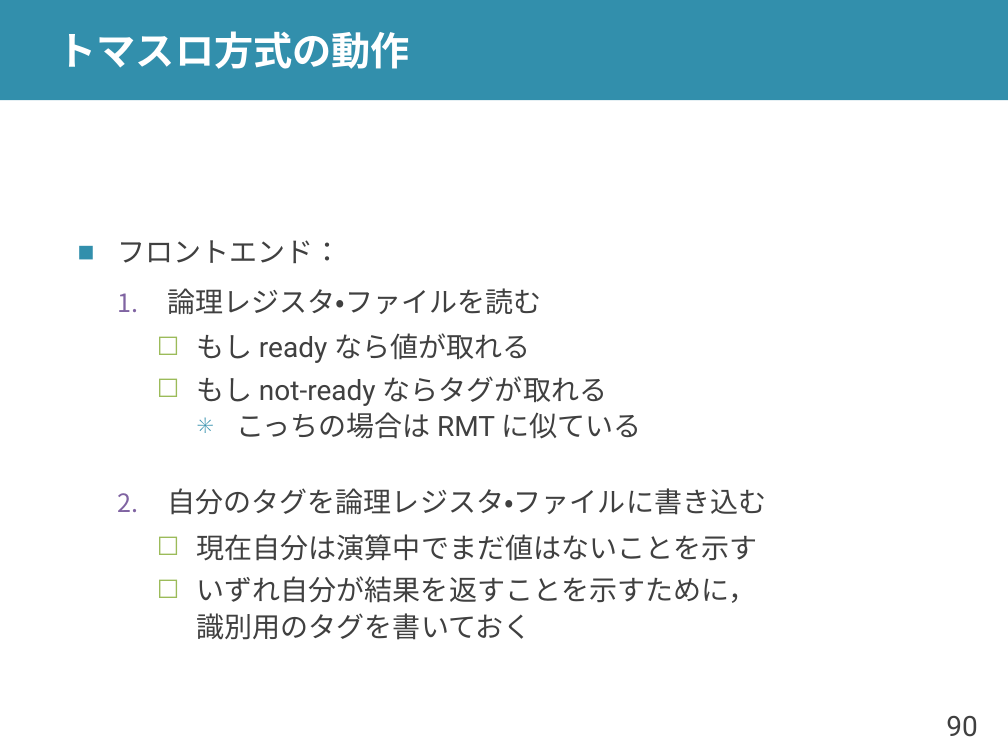
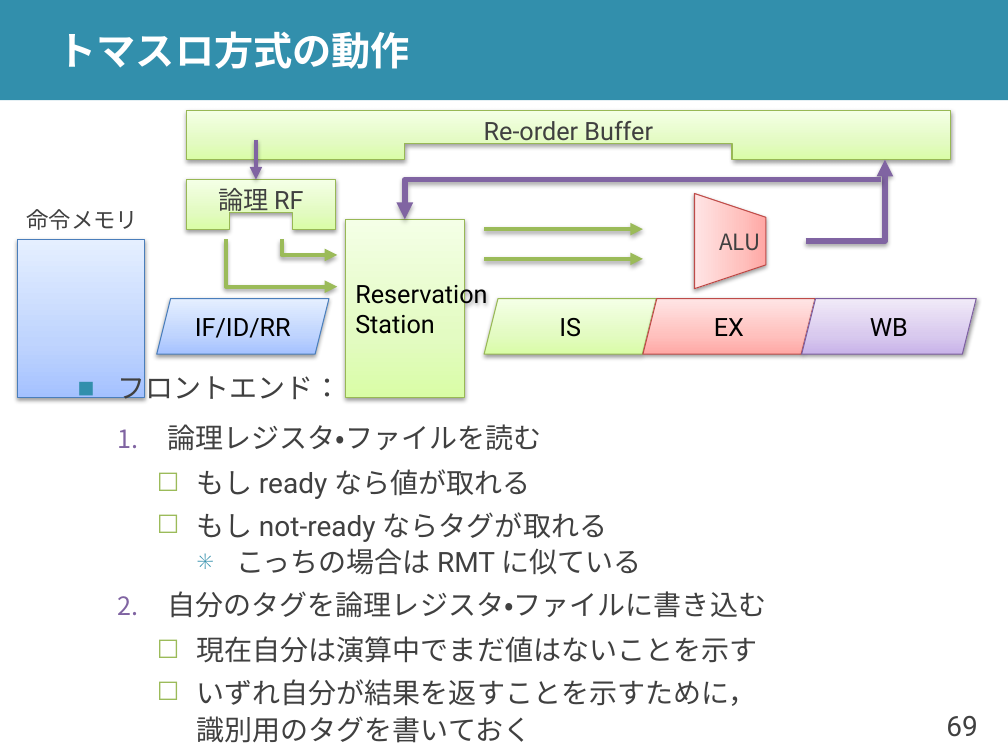
Before and after one commit to shioyadan/advanced-computer-organization, a slide deck: slide 69 of aco-shioya-09.pptx (slide 90 before the commit). Drawn at 1008x756 pixels with LibreOffice and Linux fonts; fonts in the diff are those of the drawing. Boxes give left, top, right and bottom in pixels: in the first picture for what was removed or moved away, otherwise in the second. Text is boxed around its words. In the diff, an @@ line names an element or a change of style, - is before the commit and + after.

```diff
--- a/aco-shioya-09.pptx
+++ b/aco-shioya-09.pptx
@@ freeform shape added at box(186, 110, 951, 159), fill gradient #DAFDA7 to #E4FCC2 to #F5FFE7, outline #98B955 0.75 pt, 18 pt, text #404040 @@
+Re-order Buffer
@@ arrow added from (256, 140) to (256, 179), #8064A2 3 pt @@
@@ freeform shape added at box(186, 179, 336, 229), fill gradient #DAFDA7 to #E4FCC2 to #F5FFE7, outline #98B955 0.75 pt, 18 pt, text #404040 @@
+論理 RF
@@ freeform shape added at box(405, 179, 881, 219), outline #8064A2 4 pt @@
@@ freeform shape added at box(805, 159, 885, 241), outline #8064A2 4 pt @@
@@ text added at box(26, 209, 138, 230), 16 pt, text #404040 @@
+命令メモリ
@@ freeform shape added at box(694, 194, 766, 289), fill gradient #FFA6A5 to #FFC0BF to #FFE7E7, outline #BF4C48 0.75 pt, 16 pt, text #404040 @@
+ALU
@@ rectangle added at box(18, 239, 145, 397), fill gradient #A4C4FF to #BFD4FF to #E6EEFF, outline #4B7EBC 0.75 pt @@
@@ freeform shape added at box(226, 239, 337, 286), outline #9BBB59 3 pt @@
@@ freeform shape added at box(282, 239, 338, 255), outline #9BBB59 3 pt @@
@@ rectangle added at box(346, 220, 465, 398), fill gradient #DAFDA7 to #E4FCC2 to #F5FFE7, outline #98B955 0.75 pt, 18 pt, text #000000 @@
+Reservation
+Station
@@ arrow added from (484, 229) to (643, 229), #9BBB59 3 pt @@
@@ arrow added from (484, 259) to (643, 259), #9BBB59 3 pt @@
@@ parallelogram added at box(157, 298, 330, 354), fill gradient #A4C4FF to #BFD4FF to #E6EEFF, outline #4B7EBC 0.75 pt, 18 pt, text #000000 @@
+IF/ID/RR
@@ parallelogram added at box(484, 298, 656, 354), fill gradient #DAFDA7 to #E4FCC2 to #F5FFE7, outline #98B955 0.75 pt, 18 pt, text #000000 @@
+IS
@@ parallelogram added at box(643, 298, 815, 354), fill gradient #FFA6A5 to #FFC0BF to #FFE7E7, outline #BF4C48 0.75 pt, 18 pt, text #000000 @@
+EX
@@ parallelogram added at box(801, 298, 976, 354), fill gradient #C9B5E8 to #D8CBEE to #F0EAF9, outline #7D60A0 0.75 pt, 18 pt, text #000000 @@
+WB
@@ text "フロントエンド：" rewrapped from box(117, 240, 767, 640) to box(117, 370, 766, 743) @@
@@ page number at box(946, 716, 977, 737): text changed @@
-90
+69
```
Also in this commit, not shown: 27 other slides changed, 2 slides added, 8 slides removed, 1 other file.
